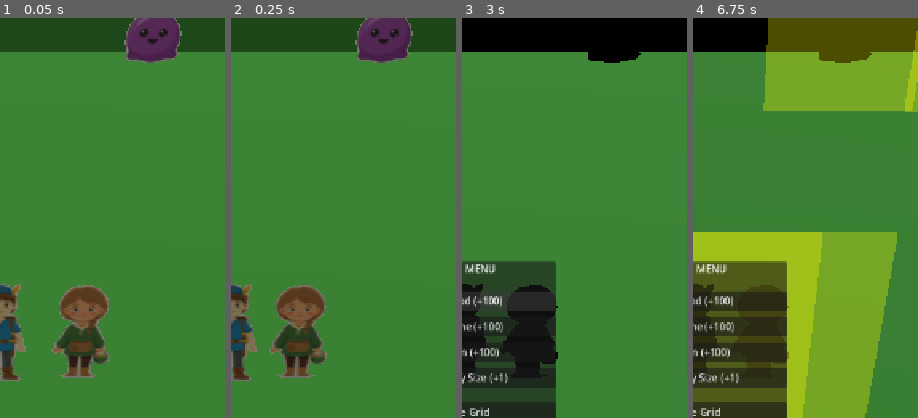
Above: before the commit, frames 1-4 (left to right).
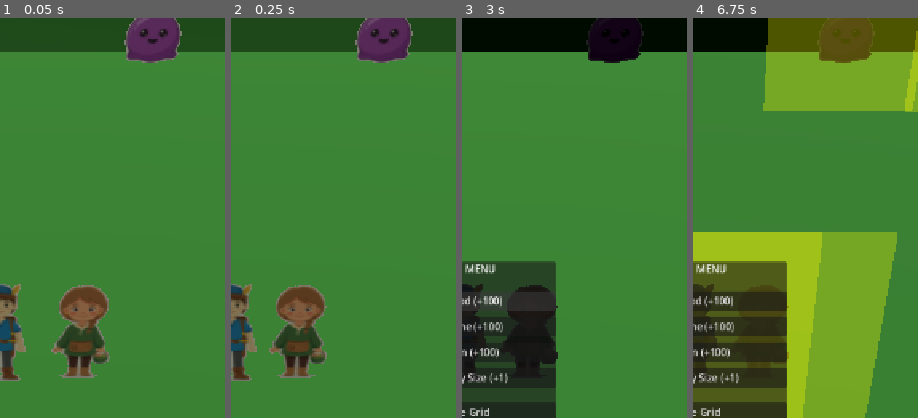
Above: after the commit, the same moments.

Repository: Usobanana/antigravity-prototype_TOH
Game: Godot game, scene res://scenes/levels/Field.tscn
The game is run twice, just before and just after one commit, with the same random seed, the same clock (stepped at 60 frames per second) and the same inputs.
Inputs (mouse positions are % of the whole screen's width and height, from its top left):
- Up to frame 1 (0.05 s): no input
- Up to frame 2 (0.25 s): no input
- Up to frame 3 (3 s): click "Return" at 0.5 s; click "Go Field" at 1.25 s; click (3, 2) at 2 s; click "Add Wood (+100)" at 2.75 s
- Up to frame 4 (6.75 s): click "Add Stone (+100)" at 3.5 s; click "Add Iron (+100)" at 4.25 s; click "Max Party Size (+1)" at 5 s; click "Toggle Grid" at 5.75 s; click "Toggle Frames" at 6.5 s
The pictures show only the part of the screen within x 50-100%, y 0-50%; the shares and areas given below are measured in that part.

The runs differ from the first frame. In frame 3, 0.3% of the frame differs, in the area x 41-81%, y 0-86%; in frame 4, less than 0.1%.

Commit message:
feat: initialize project with core scenes, scripts, and placeholder assets.

Diff:
--- a/antigravity-prototype-toh/project.godot
+++ b/antigravity-prototype-toh/project.godot
@@ -16,7 +16,7 @@
 
 config/name="antigravity-prototype-TOH"
 run/main_scene="res://scenes/levels/Field.tscn"
-config/features=PackedStringArray("4.3", "Mobile")
+config/features=PackedStringArray("4.6", "Mobile")
 config/icon="res://icon.svg"
 
 [autoload]
@@ -36,5 +36,4 @@
 
 renderer/rendering_method="gl_compatibility"
 renderer/rendering_method.mobile="gl_compatibility"
-renderer/rendering_method.web="gl_compatibility"
 textures/vram_compression/import_etc2_astc=true
--- a/antigravity-prototype-toh/scenes/levels/Base.tscn
+++ b/antigravity-prototype-toh/scenes/levels/Base.tscn
@@ -23,7 +23,16 @@
 albedo_texture = SubResource("PlaceholderTexture2D_grid")
 uv1_scale = Vector3(15, 15, 1)
 
+[sub_resource type="Environment" id="Environment_base"]
+background_mode = 2
+ambient_light_source = 2
+ambient_light_color = Color(0.3, 0.3, 0.3, 1)
+ambient_light_energy = 0.6
+
 [node name="Base" type="Node3D"]
+
+[node name="WorldEnvironment" type="WorldEnvironment" parent="."]
+environment = SubResource("Environment_base")
 
 [node name="DirectionalLight3D" type="DirectionalLight3D" parent="."]
 transform = Transform3D(0.707107, -0.5, 0.5, 0, 0.707107, 0.707107, -0.707107, -0.5, 0.5, 0, 10, 0)
--- a/antigravity-prototype-toh/scenes/levels/Field.tscn
+++ b/antigravity-prototype-toh/scenes/levels/Field.tscn
@@ -37,8 +37,17 @@
 albedo_texture = SubResource("PlaceholderTexture2D_field_grid")
 uv1_scale = Vector3(40, 40, 1)
 
+[sub_resource type="Environment" id="Environment_field"]
+background_mode = 2
+ambient_light_source = 2
+ambient_light_color = Color(0.2, 0.2, 0.2, 1)
+ambient_light_energy = 0.5
+
 [node name="Field" type="Node3D"]
 script = ExtResource("11_field")
+
+[node name="WorldEnvironment" type="WorldEnvironment" parent="."]
+environment = SubResource("Environment_field")
 
 [node name="DirectionalLight3D" type="DirectionalLight3D" parent="."]
 transform = Transform3D(0.707107, -0.5, 0.5, 0, 0.707107, 0.707107, -0.707107, -0.5, 0.5, 0, 10, 0)
--- a/antigravity-prototype-toh/scripts/components/field.gd
+++ b/antigravity-prototype-toh/scripts/components/field.gd
@@ -40,9 +40,9 @@
 
 	# Adjust light color and energy
 	if is_night:
-		# Night colors (cool/dark)
-		sun.light_color = Color(0.2, 0.2, 0.5)
-		sun.light_energy = 0.5
+		# Night colors (slightly brighter blue-grey for better visibility)
+		sun.light_color = Color(0.4, 0.4, 0.7)
+		sun.light_energy = 0.8
 	else:
 		# Day colors (warm/bright)
 		if current_time > 0.5: # Evening
Not shown, changed: antigravity-prototype-toh/assets/placeholders/enemy.png.import
Not shown, changed: antigravity-prototype-toh/assets/placeholders/facility.png.import
Not shown, changed: antigravity-prototype-toh/assets/placeholders/follower.png.import
Not shown, changed: antigravity-prototype-toh/assets/placeholders/iron_ore.png.import
Not shown, changed: antigravity-prototype-toh/assets/placeholders/player.png.import
Not shown, changed: antigravity-prototype-toh/assets/placeholders/stone.png.import
Not shown, changed: antigravity-prototype-toh/assets/placeholders/target_marker.png.import
Not shown, changed: antigravity-prototype-toh/assets/placeholders/tree.png.import
Not shown, changed: antigravity-prototype-toh/icon.svg.import
